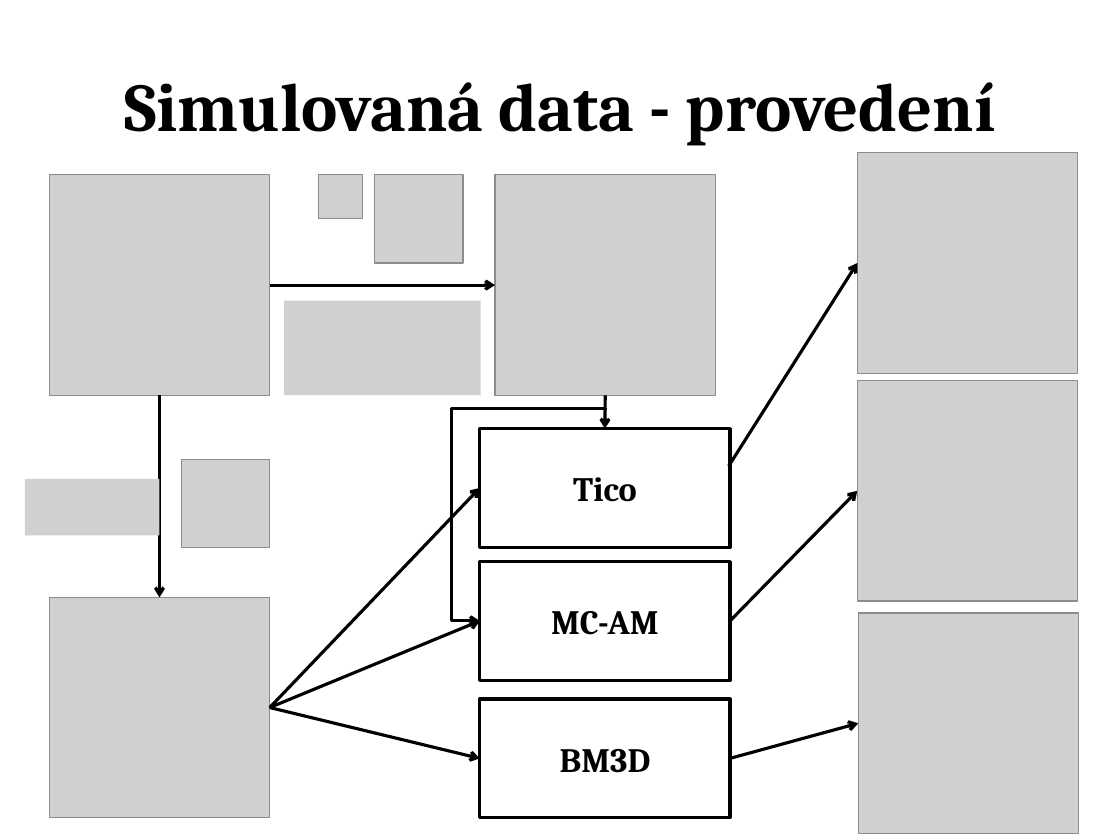
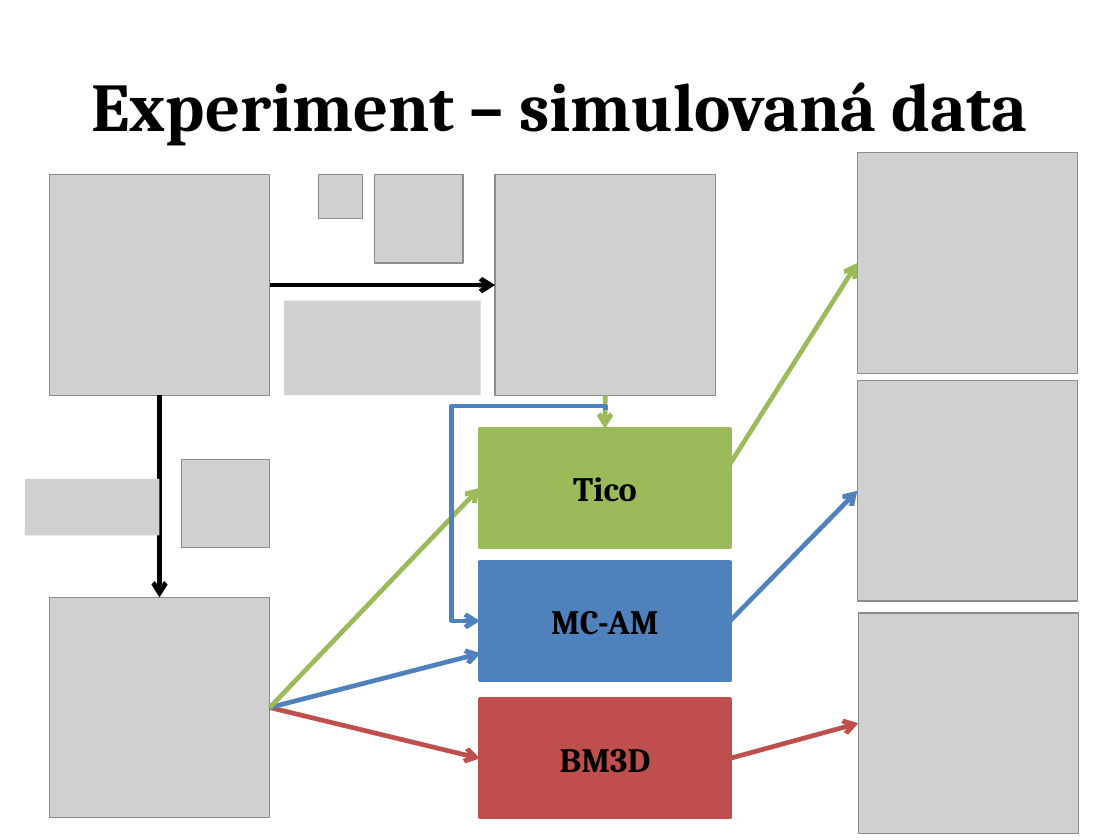
Before and after one commit to jozefsabo/Thesis, a slide deck: slide 9 of Docs/Jozef Sabo - Prezentace obhajoba.pptx (slide 12 before the commit). Drawn at 1120x840 pixels with LibreOffice and Linux fonts; fonts in the diff are those of the drawing; grey boxes stand for pictures. Boxes give left, top, right and bottom in pixels: in the first picture for what was removed or moved away, otherwise in the second. Text is boxed around its words. In the diff, an @@ line names an element or a change of style, - is before the commit and + after.

```diff
--- a/Docs/Jozef Sabo - Prezentace obhajoba.pptx
+++ b/Docs/Jozef Sabo - Prezentace obhajoba.pptx
@@ title at [92,82,1028,146]: text changed @@
-Simulovaná data - provedení
+Experiment – simulovaná data
@@ arrow (729, 466) - (857, 263): stroke #000000 2 pt to #9BBA59 3 pt @@
@@ arrow (270, 286) - (495, 286): stroke #000000 2 pt to #000000 3 pt @@
@@ arrow (159, 395) - (159, 597): stroke #000000 2 pt to #000000 3 pt @@
@@ elbow arrow (605, 410) - (479, 620): stroke #000000 2 pt to #4F82BD 3 pt; route changed @@
@@ arrow (605, 395) - (605, 429): stroke #000000 2 pt to #9BBA59 3 pt @@
@@ rectangle "Tico" at [479,429,729,548]: fill #FFFFFF to #9BBA59; outline #000000 2 pt to #9BBA59 2 pt @@
@@ arrow (270, 708) - (479, 488): stroke #000000 2 pt to #9BBA59 3 pt @@
@@ arrow (730, 620) - (857, 491): stroke #000000 2 pt to #4F82BD 3 pt @@
@@ rectangle "MC-AM" at [479,561,729,680]: fill #FFFFFF to #4F82BD; outline #000000 2 pt to #4F82BD 2 pt @@
@@ arrow moved from (270, 708) - (479, 620) to (270, 708) - (480, 653) @@
@@ arrow (270, 708) - (480, 653): stroke #000000 2 pt to #4F82BD 3 pt @@
@@ arrow (270, 708) - (479, 758): stroke #000000 2 pt to #BF4F4D 3 pt @@
@@ rectangle "BM3D" at [479,699,729,818]: fill #FFFFFF to #BF4F4D; outline #000000 2 pt to #BF4F4D 2 pt @@
@@ arrow (730, 758) - (858, 724): stroke #000000 2 pt to #BF4F4D 3 pt @@
```
Also in this commit, not shown: 11 other slides changed, 4 slides added, 8 slides removed, 6 other files.
